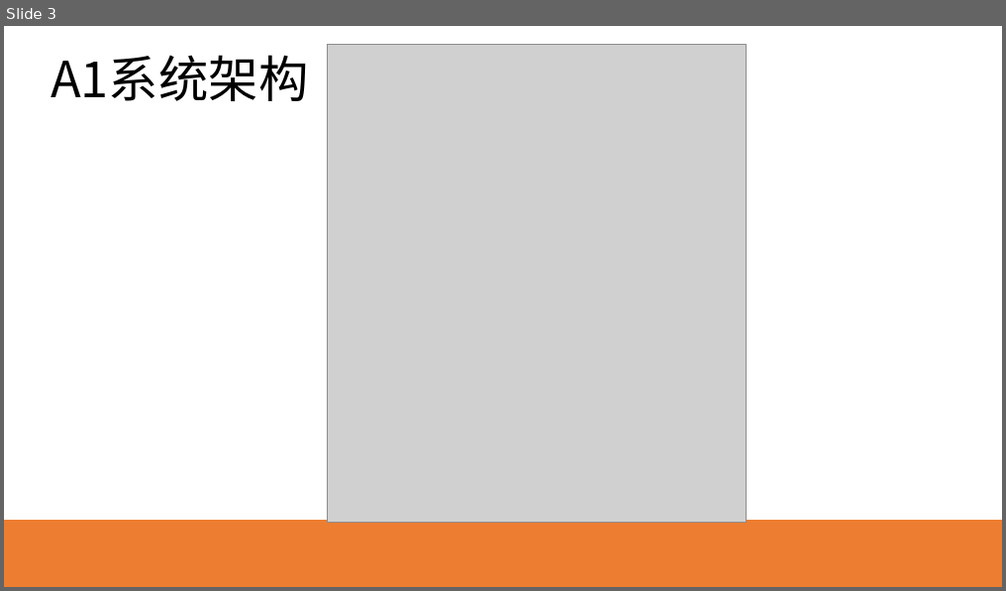
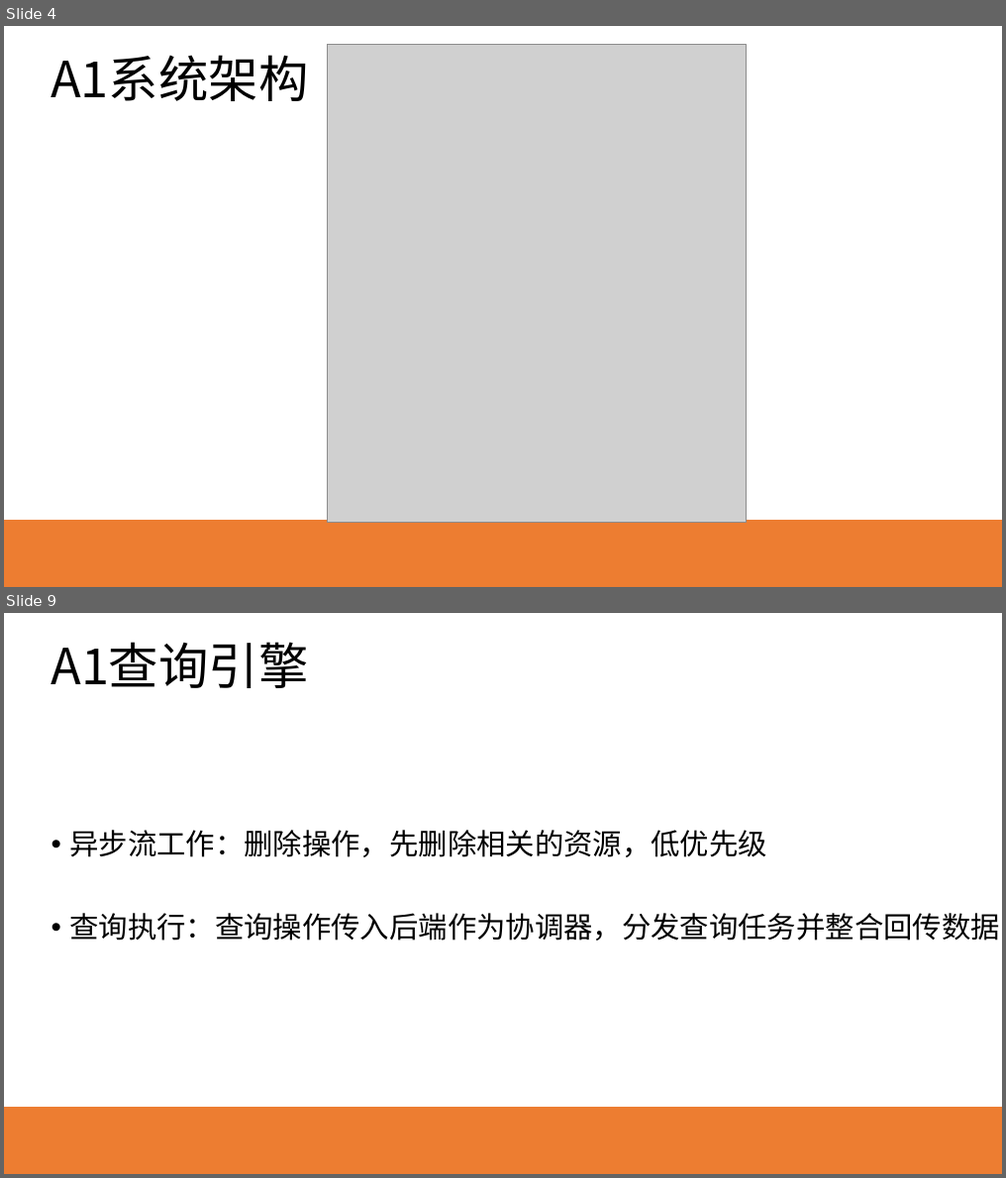
Before and after one commit to HEU-CS/new-database-Yeecoder, a slide deck: S320067135赵博文.pptx. Shown one above the other, each under a label of ours: slide 3 before the commit, slides 4 and 9 after it; the slides between them are not shown. The pictures are 1006x591 and 1006x1178 pixels, drawn with LibreOffice and Linux fonts; fonts in the diff are those of the drawing; grey boxes stand for pictures. Boxes give left, top, right and bottom in pixels: in the first picture for what was removed or moved away, otherwise in the second. Text is boxed around its words. In the diff, an @@ line names an element or a change of style, - is before the commit and + after.

```diff
--- a/S320067135赵博文.pptx
+++ b/S320067135赵博文.pptx
@@ slide 9 added at bbox=[4, 613, 1002, 1174], background gradient #FFFFFF to #ED7D31 @@
@@ text added at bbox=[51, 642, 308, 688], 48 pt, text #000000 @@
+A1查询引擎
@@ text added at bbox=[69, 830, 999, 941], 28 pt, text #000000 @@
+• 异步流工作：删除操作，先删除相关的资源，低优先级
+• 查询执行：查询操作传入后端作为协调器，分发查询任务并整合回传数据
@@ what was slide 3 is now slide 4 @@
```
Also in this commit, not shown: 6 slides changed, 3 other slides added, 2 slides removed, 1 other file.
